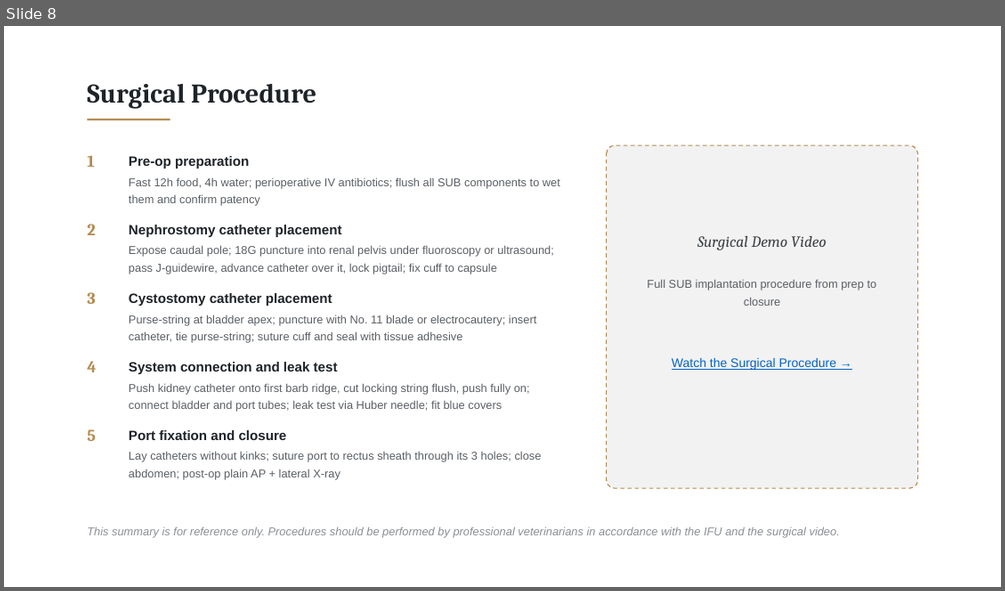
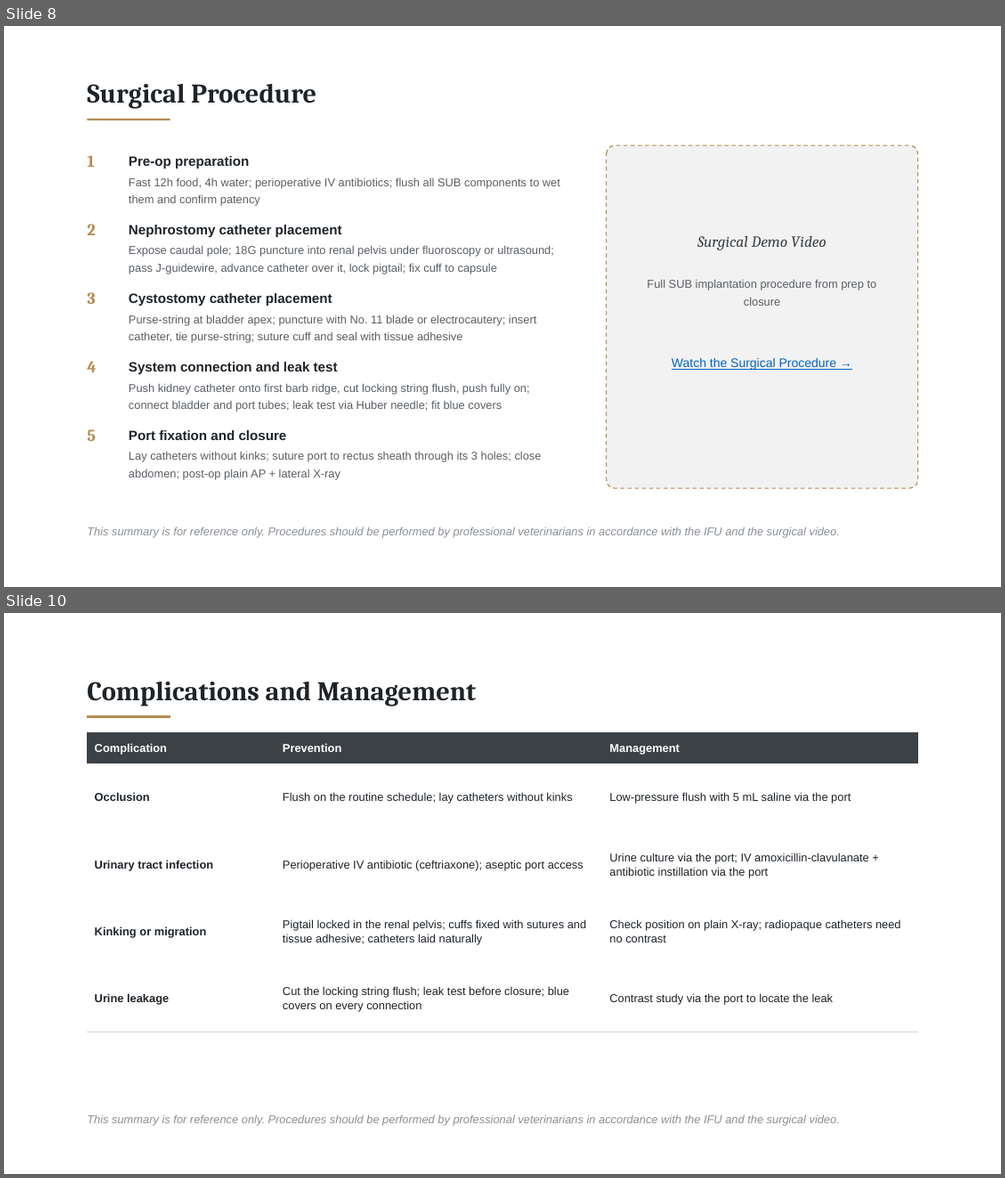
Before and after one commit to pikrosart-jpg/Material, a slide deck: Feline_SUB_System_Introduction_v72.pptx. Shown one above the other, each under a label of ours: slide 8 before the commit, slides 8 and 10 after it; the slides between them are not shown. The pictures are 1005x591 and 1005x1178 pixels, drawn with LibreOffice and Linux fonts; fonts in the diff are those of the drawing. Boxes give left, top, right and bottom in pixels: in the first picture for what was removed or moved away, otherwise in the second. Text is boxed around its words. In the diff, an @@ line names an element or a change of style, - is before the commit and + after.

```diff
--- a/Feline_SUB_System_Introduction_v72.pptx
+++ b/Feline_SUB_System_Introduction_v72.pptx
@@ slide 10 added at (x1=4, y1=613, x2=1001, y2=1174), background #FFFFFF @@
@@ text added at (x1=87, y1=682, x2=476, y2=706), 26 pt, text #1E2328, bold @@
+Complications and Management
@@ line added from (87, 717) to (170, 717), #B48C50 2 pt @@
@@ table added at (x1=87, y1=732, x2=918, y2=1032), 5 rows, 3 columns @@
+Complication | Prevention | Management
+Occlusion | Flush on the routine schedule; lay catheters without kinks | Low-pressure flush with 5 mL saline via the port
+Urinary tract infection | Perioperative IV antibiotic (ceftriaxone); aseptic port access | Urine culture via the port; IV amoxicillin-clavulanate + antibiotic instillation via the port
+Kinking or migration | Pigtail locked in the renal pelvis; cuffs fixed with sutures and tissue adhesive; catheters laid naturally | Check position on plain X-ray; radiopaque catheters need no contrast
+Urine leakage | Cut the locking string flush; leak test before closure; blue covers on every connection | Contrast study via the port to locate the leak
@@ text added at (x1=87, y1=1115, x2=840, y2=1126), 11 pt, text #8A8F94, italic @@
+This summary is for reference only. Procedures should be performed by professional veterinarians in accordance with the IFU and the surgical video.
```
Also in this commit, not shown: 2 other slides added.
